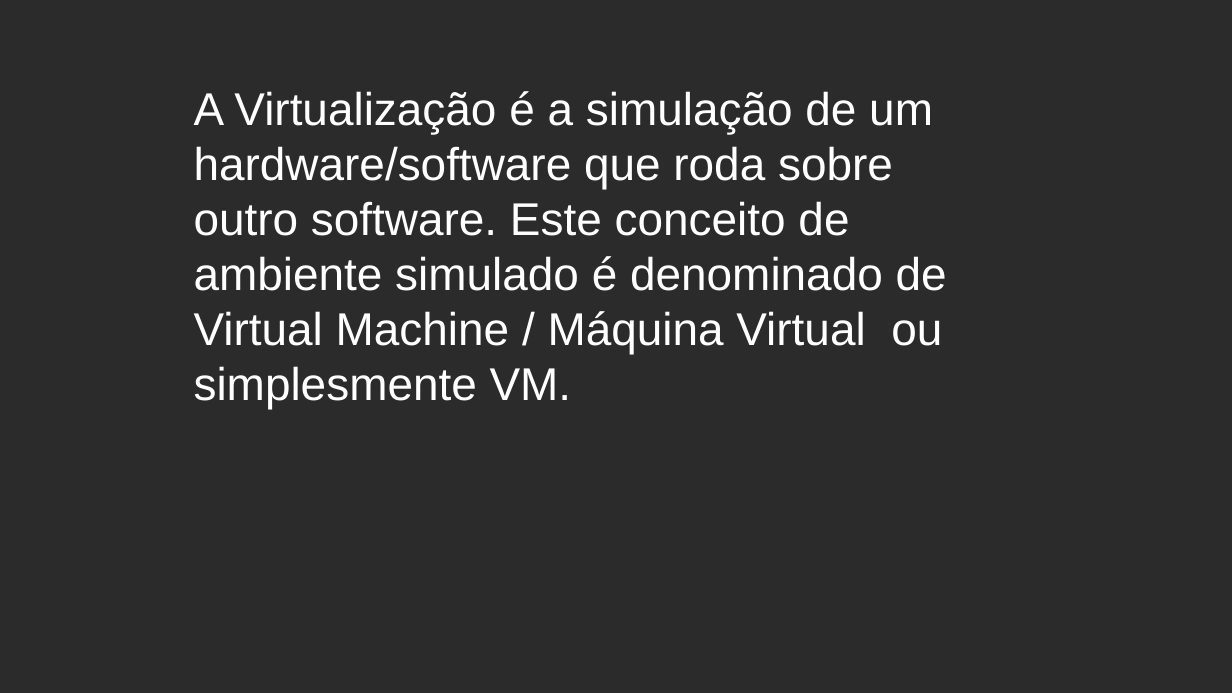
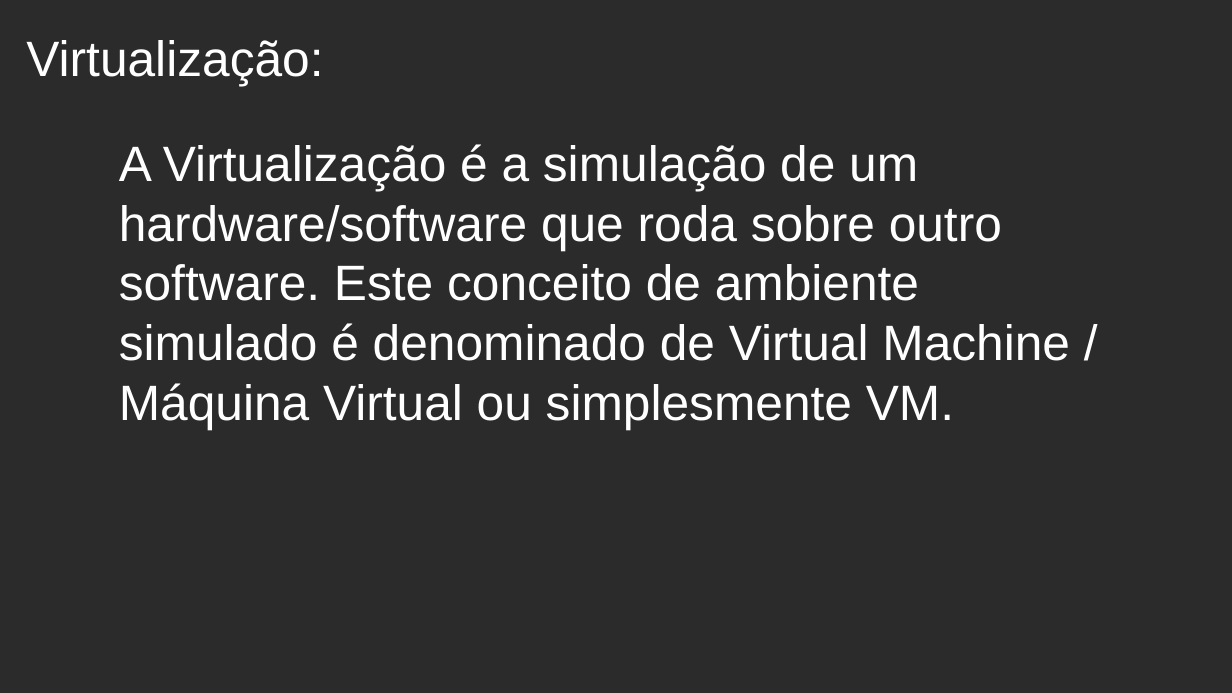
Before and after one commit to celsonery/kubernetes-docs, a slide deck: slide 3 of apresentacao/apresentacao.odp. Drawn at 1232x693 pixels with LibreOffice and Linux fonts; fonts in the diff are those of the drawing; background and template pictures are left out; a plain dark background stands for a picture behind light text. Boxes give left, top, right and bottom in pixels: in the first picture for what was removed or moved away, otherwise in the second. Text is boxed around its words. In the diff, an @@ line names an element or a change of style, - is before the commit and + after.

```diff
--- a/apresentacao/apresentacao.odp
+++ b/apresentacao/apresentacao.odp
@@ text added at box(26, 40, 323, 85), 32 pt, text #FFFFFF @@
+Virtualização:
@@ text "A Virtualização é a simulação ...": place and size @@
-text "A Virtualização é a simulação ..." at box(194, 91, 947, 409)
+text "A Virtualização é a simulação ..." at box(119, 144, 1070, 429)
@@ text "A Virtualização é a simulação ..." at box(119, 144, 1070, 429): size 29.6 to 32 pt @@
```
Also in this commit, not shown: 14 other slides changed, 3 slides added, 3 slides removed, 9 other files.
